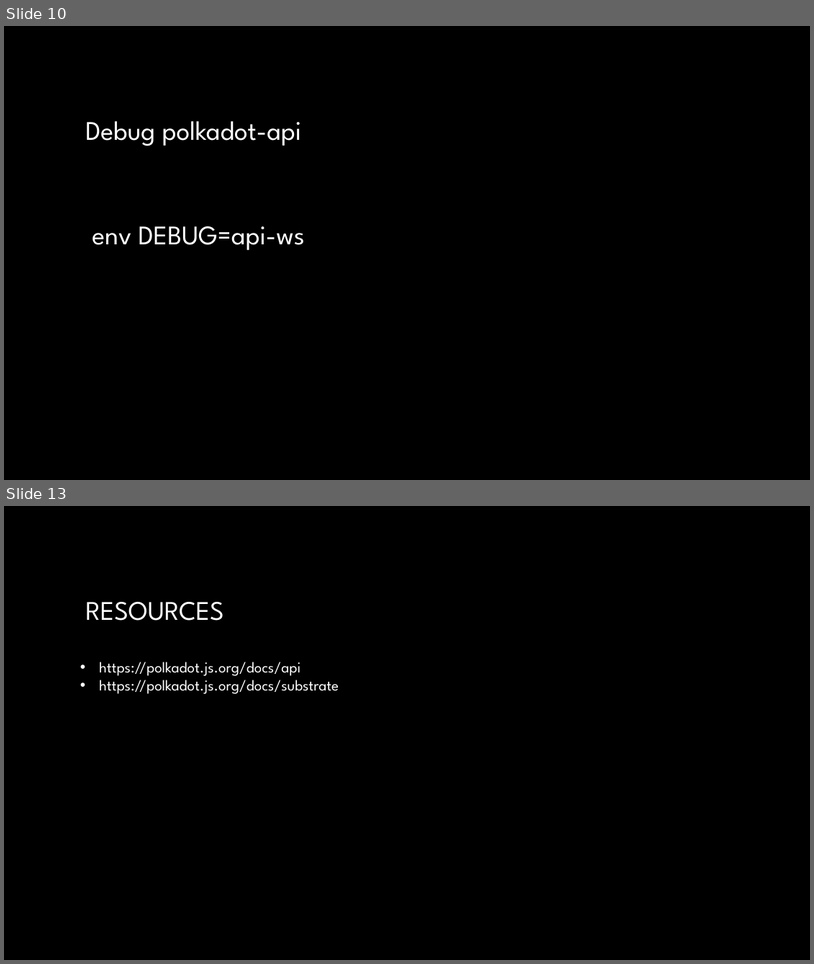
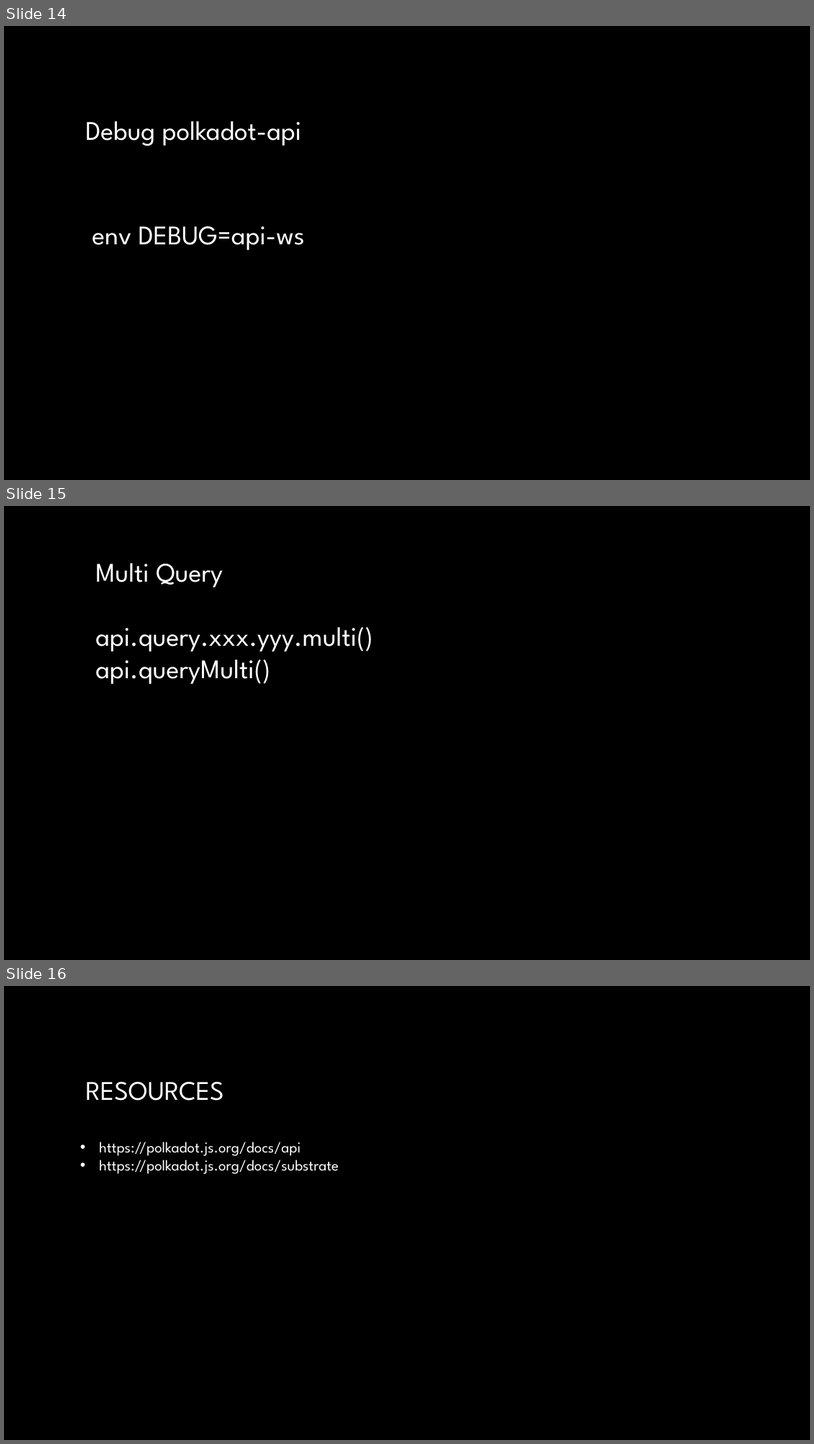
Before and after one commit to OnFinality-io/substrate-acad-workshop-polkadot-js, a slide deck: SubstrateAcadWorkshop.pptx. Shown one above the other, each under a label of ours: slides 10 and 13 before the commit, slides 14, 15 and 16 after it; the slides between them are not shown. The pictures are 814x964 and 814x1444 pixels, drawn with LibreOffice and Linux fonts; fonts in the diff are those of the drawing; background and template pictures are left out. Boxes give left, top, right and bottom in pixels: in the first picture for what was removed or moved away, otherwise in the second. Text is boxed around its words. In the diff, an @@ line names an element or a change of style, - is before the commit and + after.

```diff
--- a/SubstrateAcadWorkshop.pptx
+++ b/SubstrateAcadWorkshop.pptx
@@ slide 15 added at [4,506,810,960], background picture (left out) @@
@@ text added at [95,563,373,684], 32 pt, text gradient #FFFFFF to #A6A6A6 @@
+Multi Query
+api.query.xxx.yyy.multi()
+api.queryMulti()
@@ what was slide 10 is now slide 14 @@
@@ what was slide 13 is now slide 16 @@
```
Also in this commit, not shown: 2 slides changed, 7 other slides added, 7 slides removed, 16 other files.
